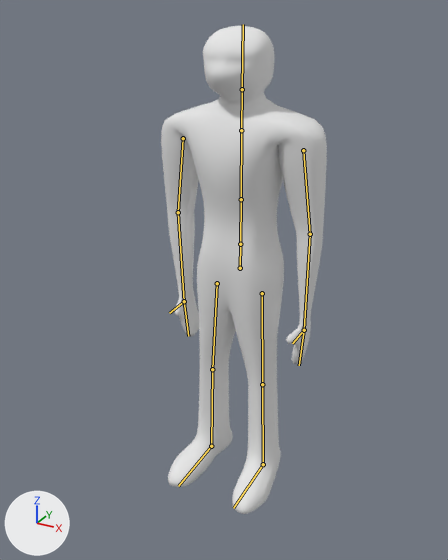
What one commit did to the Blender file Commander/commanderpost_seam.blend.
The view is the same before and after, from a 50 mm lens placed at (10.3, -20.05, 8.2), pointed at (0.12, -1.54, -1.06). The axes (+X, +Y, +Z) are drawn at lower left. The lights are the same throughout. Both versions are drawn at the pose saved in each file; the numbers are the values there. The bones that bend it are drawn over the model as lines.

In view in the first picture: 'commander'.
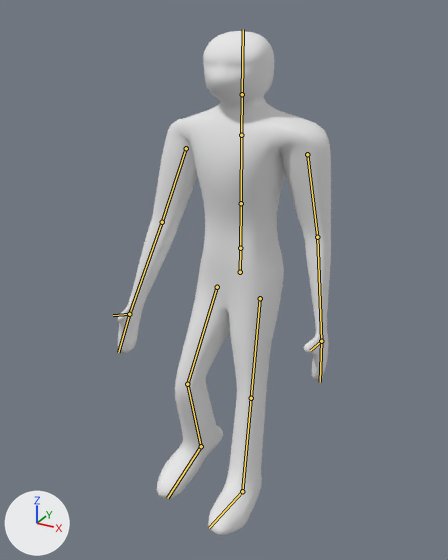
Commit message: changed commander animation

Boxes [x1, y1, x2, y2] around the edits, measured in the pictures (448 x 560 px):
```json
{"object": "commander", "change": "posed", "before": [161, 26, 327, 514], "after": [117, 31, 331, 535], "on screen": "29% wider"}
{"bone": "pelvis", "before": "(240, 268) to (240, 244)", "after": "(240, 272) to (240, 248)"}
{"bone": "bicep.l", "before": "(303, 150) to (310, 234)", "after": "(307, 154) to (317, 237)"}
{"bone": "forearm.l", "before": "(310, 234) to (304, 330)", "after": "(317, 237) to (321, 341)"}
{"bone": "bicep.r", "before": "(183, 138) to (178, 212)", "after": "(186, 148) to (162, 222)"}
{"bone": "forearm.r", "before": "(178, 212) to (184, 301)", "after": "(162, 222) to (129, 314)"}
{"bone": "thigh.l", "before": "(262, 293) to (262, 384)", "after": "(260, 298) to (251, 398)"}
{"bone": "thigh.r", "before": "(217, 283) to (212, 369)", "after": "(217, 287) to (187, 384)"}
{"bone": "shin.r", "before": "(212, 369) to (211, 446)", "after": "(187, 384) to (201, 446)"}
{"bone": "foot.r", "before": "(211, 446) to (178, 486)", "after": "(201, 446) to (167, 498)"}
```

Scene script edits in JSON lines:
```json
{"block": "bone_pelvis", "where": "bone_pelvis = bpy.data.objects['Armature'].pose.bones['pelvis']"}
{"op": "set", "path": "bone_pelvis.location", "old": "(0.0, 0.0, 0.0)", "new": "(0.0, -0.16, 0.0)"}
{"block": "bone_bicep_l", "where": "bone_bicep_l = bpy.data.objects['Armature'].pose.bones['bicep.l']  # child of 'chest'"}
{"op": "set", "path": "bone_bicep_l.location", "old": "(-0.49, -0.58, 0.0)", "new": "(-0.51, -0.52, 0.25)"}
{"op": "set", "path": "bone_bicep_l.rotation_quaternion", "old": "(0.755, 0.0, 0.0, 0.655)", "new": "(0.772, 0.001, 0.001, 0.635)", "note": "degrees (0, 0, 82) -> degrees (0, 0, 79)"}
{"block": "bone_forearm_l", "where": "bone_forearm_l = bpy.data.objects['Armature'].pose.bones['forearm.l']  # child of 'bicep.l'"}
{"op": "set", "path": "bone_forearm_l.rotation_quaternion", "old": "(0.994, -0.109, 0.0, 0.009)", "new": "(0.995, -0.057, -0.01, -0.081)", "note": "degrees (-12, 0, 1) -> degrees (-6, -2, -9)"}
{"block": "bone_bicep_r", "where": "bone_bicep_r = bpy.data.objects['Armature'].pose.bones['bicep.r']  # child of 'chest'"}
{"op": "set", "path": "bone_bicep_r.location", "old": "(0.53, -0.48, 0.0)", "new": "(0.73, -0.59, 0.0)"}
{"op": "set", "path": "bone_bicep_r.rotation_quaternion", "old": "(0.747, 0.0, 0.0, -0.665)", "new": "(0.774, -0.088, 0.11, -0.617)", "note": "degrees (0, 0, -83) -> degrees (-16, 4, -78)"}
{"block": "bone_forearm_r", "where": "bone_forearm_r = bpy.data.objects['Armature'].pose.bones['forearm.r']  # child of 'bicep.r'"}
{"op": "set", "path": "bone_forearm_r.rotation_quaternion", "old": "(0.993, 0.117, 0.0, -0.01)", "new": "(0.996, 0.055, 0.008, -0.07)", "note": "degrees (13, 0, -1) -> degrees (6, 1, -8)"}
{"block": "bone_thigh_l", "where": "bone_thigh_l = bpy.data.objects['Armature'].pose.bones['thigh.l']  # child of 'pelvis'"}
{"op": "set", "path": "bone_thigh_l.location", "old": "(0.0, 0.0, 0.0)", "new": "(0.17, 0.0, 0.02)"}
{"op": "set", "path": "bone_thigh_l.rotation_quaternion", "old": "(1.0, 0.0, 0.0, 0.0)", "new": "(0.994, 0.014, -0.005, -0.11)", "note": "degrees (0, 0, 0) -> degrees (2, 0, -13)"}
{"block": "bone_thigh_r", "where": "bone_thigh_r = bpy.data.objects['Armature'].pose.bones['thigh.r']  # child of 'pelvis'"}
{"op": "set", "path": "bone_thigh_r.rotation_quaternion", "old": "(1.0, 0.0, 0.0, 0.0)", "new": "(0.966, 0.032, 0.012, -0.256)", "note": "degrees (0, 0, 0) -> degrees (3, 2, -30)"}
{"block": "bone_shin_r", "where": "bone_shin_r = bpy.data.objects['Armature'].pose.bones['shin.r']  # child of 'thigh.r'"}
{"op": "set", "path": "bone_shin_r.rotation_quaternion", "old": "(1.0, 0.0, 0.0, 0.0)", "new": "(0.923, -0.385, -0.011, 0.012)", "note": "degrees (0, 0, 0) -> degrees (-45, -1, 2)"}
{"block": "bone_foot_r", "where": "bone_foot_r = bpy.data.objects['Armature'].pose.bones['foot.r']  # child of 'shin.r'"}
{"op": "set", "path": "bone_foot_r.rotation_quaternion", "old": "(1.0, 0.0, 0.0, 0.0)", "new": "(1.0, 0.031, 0.0, 0.0)", "note": "degrees (0, 0, 0) -> degrees (3, 0, 0)"}
```
